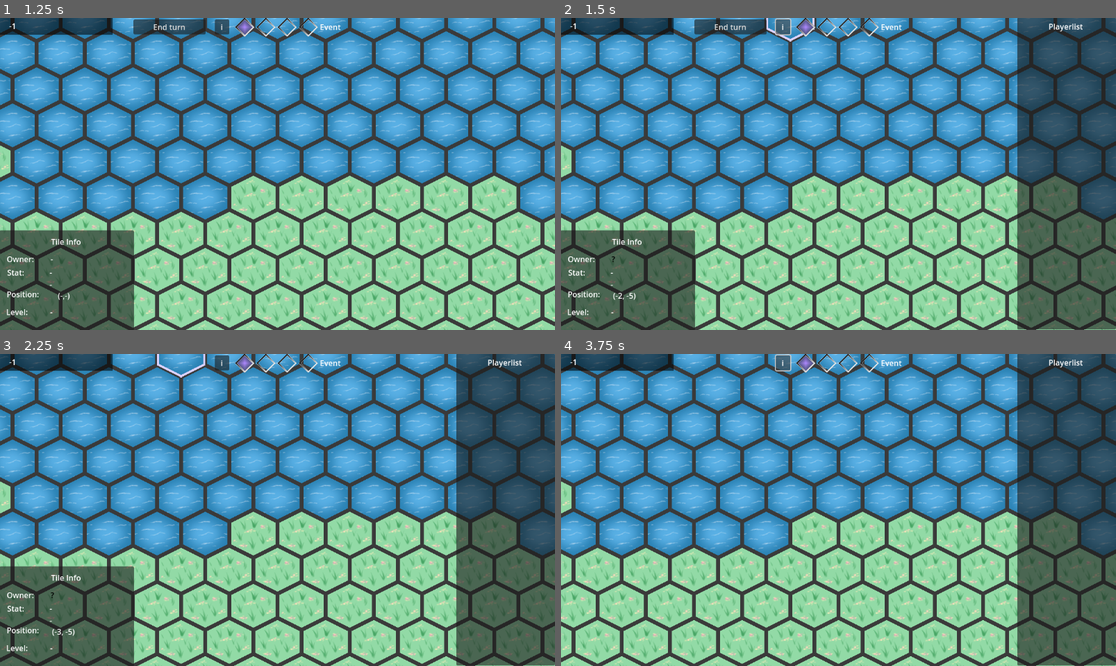
Above: before the commit, frames 1-4 (two rows, left to right).
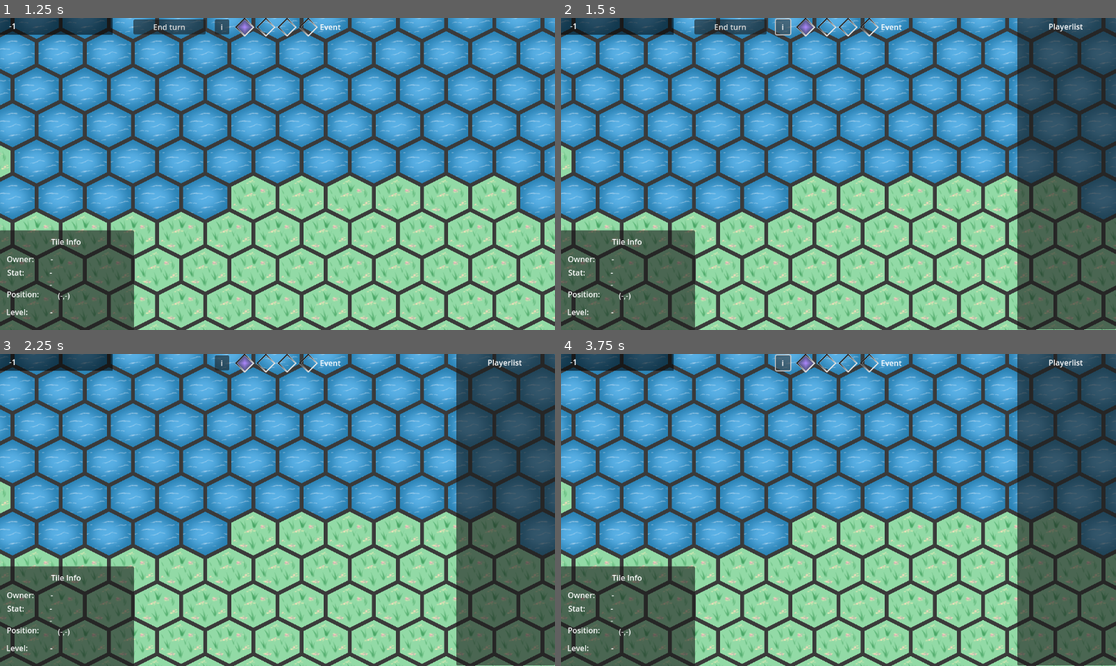
Above: after the commit, the same moments.

Repository: DragonCat4012/Shyv_Game
Game: Godot game, scene res://Scenes/menu.tscn
Two runs of this game, one before a commit and one after it. Both use one fixed random seed, a clock stepped at 60 frames per second and the inputs below.
Inputs:
- Up to frame 1 (1.25 s): click "Test Map" at 0.5 s
- Up to frame 2 (1.5 s): click "i" at 1.25 s
- Up to frame 3 (2.25 s): click "End turn" at 2 s
- Up to frame 4 (3.75 s): click "i" at 2.75 s; click "i" at 3.5 s

Frame 1 is identical in both runs. In frame 2, 0.1% of the frame differs, in the area x 9-46%, y 0-91%; in frame 3, 0.2%; in frame 4, 6.6%, in the area x 0-25%, y 67-100%.
Error before the commit: Invalid access to property or key 'assignedID' on a base object of type 'Nil'. (res://Scenes/Overlays/PhaseManager.gd:11)
Error after the commit: Invalid access to property or key 'assignedID' on a base object of type 'Nil'. (res://Scenes/Overlays/PhaseManager.gd:12)

Commit message:
Fix button also triggering tilemap

Diff:
--- a/GamManager.gd
+++ b/GamManager.gd
@@ -35,7 +35,7 @@
 	3: "Movement",
 	4: "Endphase"
 }
-var endedTurnNations = [] # host only, ntion which have finished their turn in the current game phase
+var endedTurnNations: Array[String] = [] # host only, nationIDs which have finished their turn in the current game phase
 var hasEndedTurn = false # Client only to hide ent turn option and disable actions
 
 func _on_host_pressed():
--- a/Scenes/Game/MapScene.gd
+++ b/Scenes/Game/MapScene.gd
@@ -17,7 +17,6 @@
 
 # Overlays
 @onready var game_phases_scene = $Camera2D/Control/GamePhasesScene
-@onready var next_phase_button = $Camera2D/Control/NextPhaseButton
 @onready var player_list_scene = $Camera2D/Control/PlayerListScene
 
 var source_id = 1
@@ -71,8 +70,8 @@
 	_update_tile_buildings()
 	oldTileBuildings = GamManager.building_tiles
 
-func _input(event):
-	if(Input.is_action_just_released("left_click")):
+func _on_control_gui_input(event):
+	if Input.is_action_just_released("left_click"):
 		tile_map.local_to_map(to_local(get_global_mouse_position()))
 		_select_tile(get_global_mouse_position())
 
@@ -111,7 +110,6 @@
 
 	for tile in GamManager.building_tiles:
 		var nation = GamManager.get_nation_to_tile(tile.coords)
-		var atlasPositionBefore = tile_map.get_cell_atlas_coords(layerTerrain, tile.coords)
 		var newAtlas = Vector2i(building_atlas.x, nation.building_tile_row)
 		var levelAtlas = Vector2i(level_atlas.x, tile.building.currentLevel)
 
--- a/Scenes/Game/map.tscn
+++ b/Scenes/Game/map.tscn
@@ -45,7 +45,7 @@
 offset_left = -575.0
 offset_top = -325.0
 offset_right = 578.0
-offset_bottom = -197.0
+offset_bottom = 324.0
 
 [node name="TileInfoPanel" type="Panel" parent="Camera2D/Control"]
 layout_mode = 0
@@ -177,4 +177,5 @@
 offset_bottom = 31.0
 text = "-1"
 
+[connection signal="gui_input" from="Camera2D/Control" to="." method="_on_control_gui_input"]
 [connection signal="pressed" from="Camera2D/Control/PlayerListButton" to="." method="_on_player_list_button_pressed"]
--- a/Scenes/Overlays/PhaseManager.gd
+++ b/Scenes/Overlays/PhaseManager.gd
@@ -4,7 +4,8 @@
 @rpc("any_peer", "call_local")
 func on_player_has_end_turn(nationID):
 	print(nationID, " has ended their turn")
-	GamManager.endedTurnNations.append(nationID)
+	if not str(nationID) in GamManager.endedTurnNations:
+		GamManager.endedTurnNations.append(str(nationID))
 
 func end_turn(): # Should only be called by peer
 	GamManager.hasEndedTurn = true
